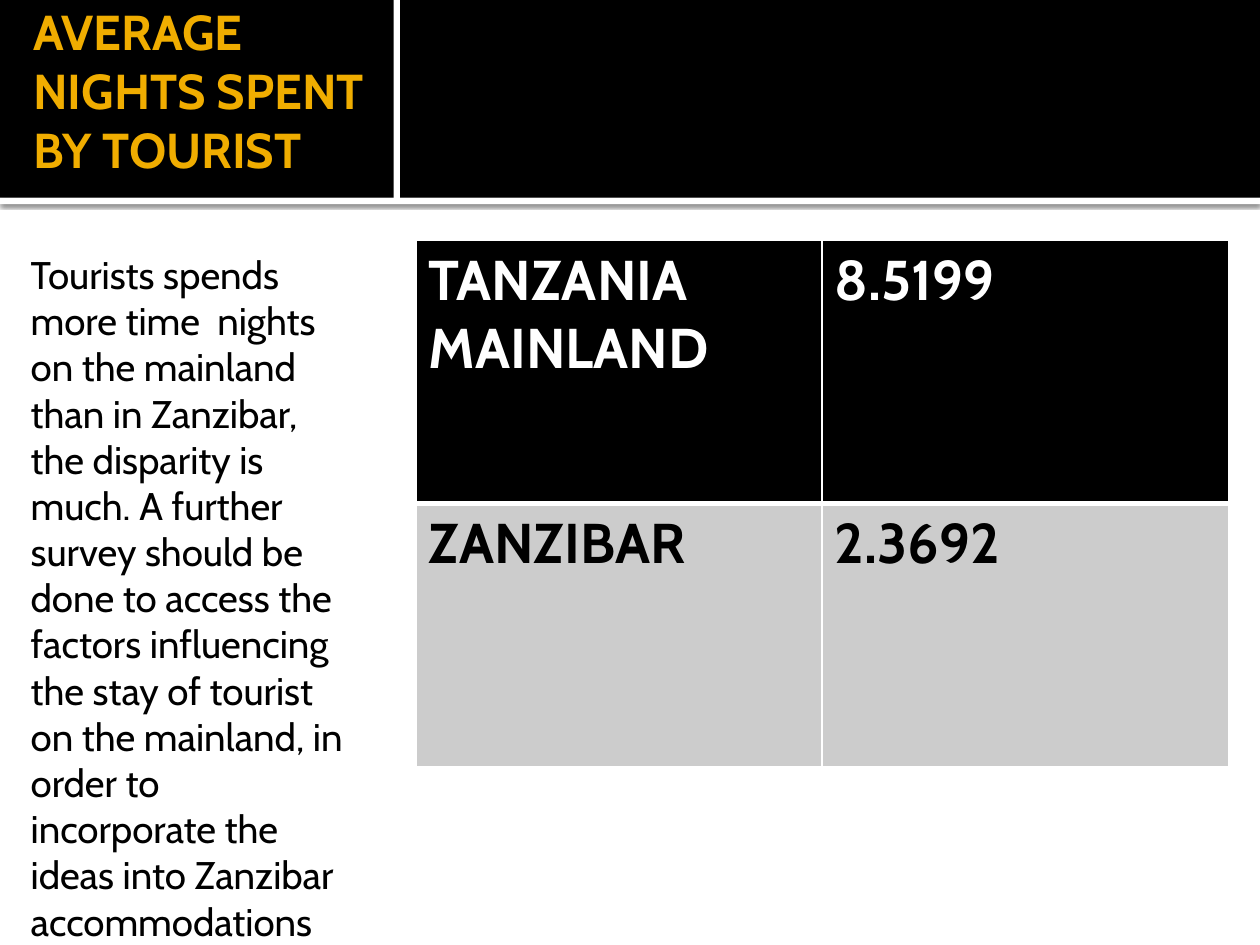
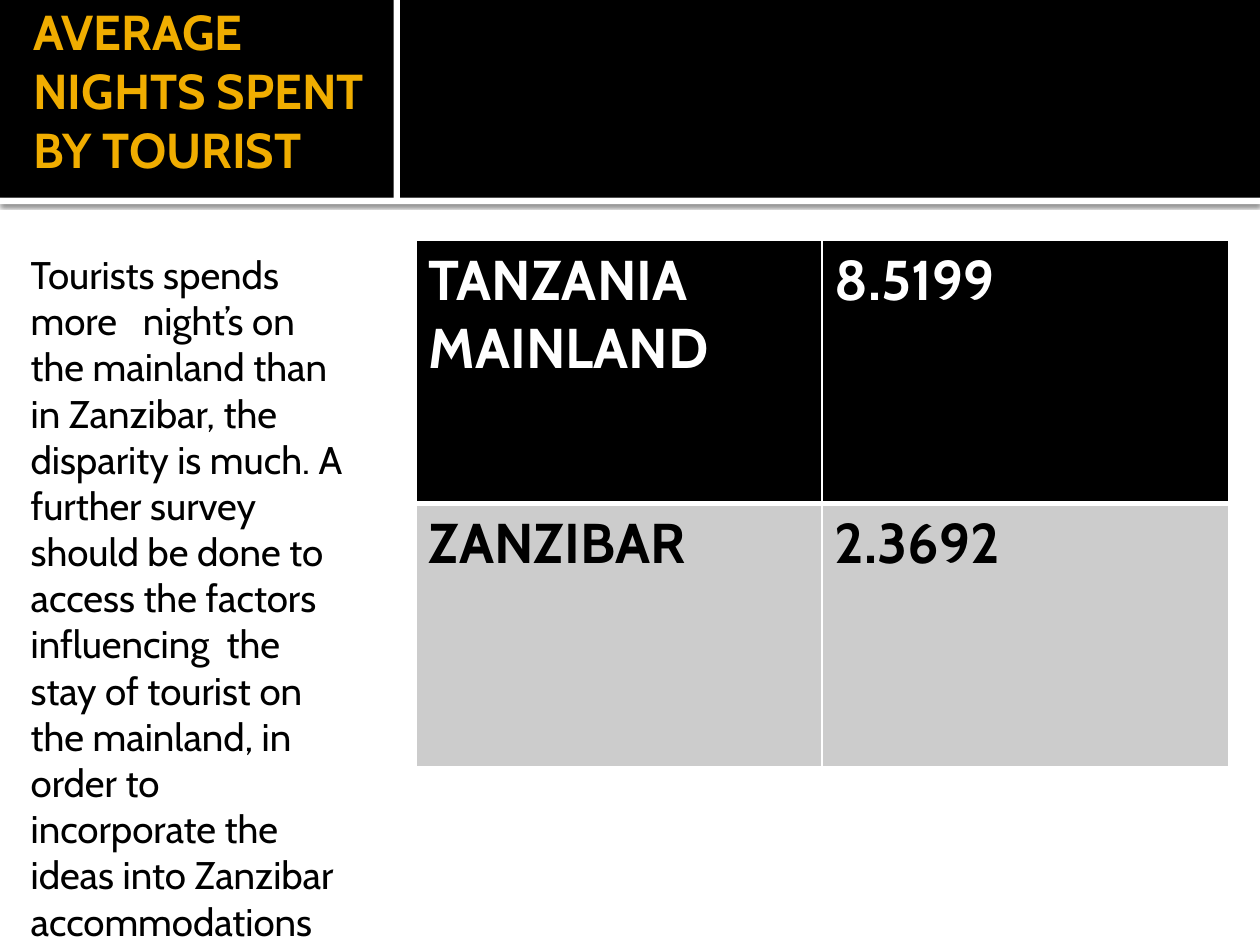
Before and after one commit to SuPaTeT/Code-Plateau-Group-2-Tanzania-Project, a slide deck: slide 19 of TANZANIA TOURIST REPORT.pptx. Drawn at 1260x945 pixels with LibreOffice and Linux fonts; fonts in the diff are those of the drawing. Boxes give left, top, right and bottom in pixels: in the first picture for what was removed or moved away, otherwise in the second. Text is boxed around its words. In the diff, an @@ line names an element or a change of style, - is before the commit and + after.

Commit message:
Add files via upload
TANZANIA TOURIST REPORT

```diff
--- a/TANZANIA TOURIST REPORT.pptx
+++ b/TANZANIA TOURIST REPORT.pptx
@@ text at (x1=31, y1=260, x2=343, y2=937): text changed @@
-Tourists spends more time nights on the mainland than in Zanzibar, the disparity is much. A further survey should be done to access the factors influencing the stay of tourist on the mainland, in order to incorporate the ideas into Zanzibar accommodations
+Tourists spends more night’s on the mainland than in Zanzibar, the disparity is much. A further survey should be done to access the factors influencing the stay of tourist on the mainland, in order to incorporate the ideas into Zanzibar accommodations
```
Also in this commit, not shown: 7 other slides changed, 4 slides added, 4 slides removed.
